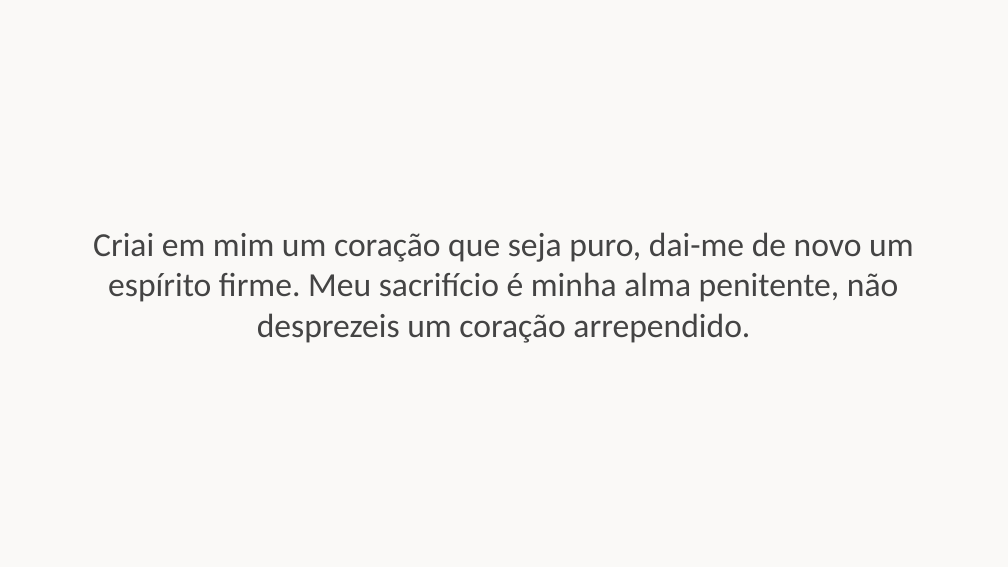
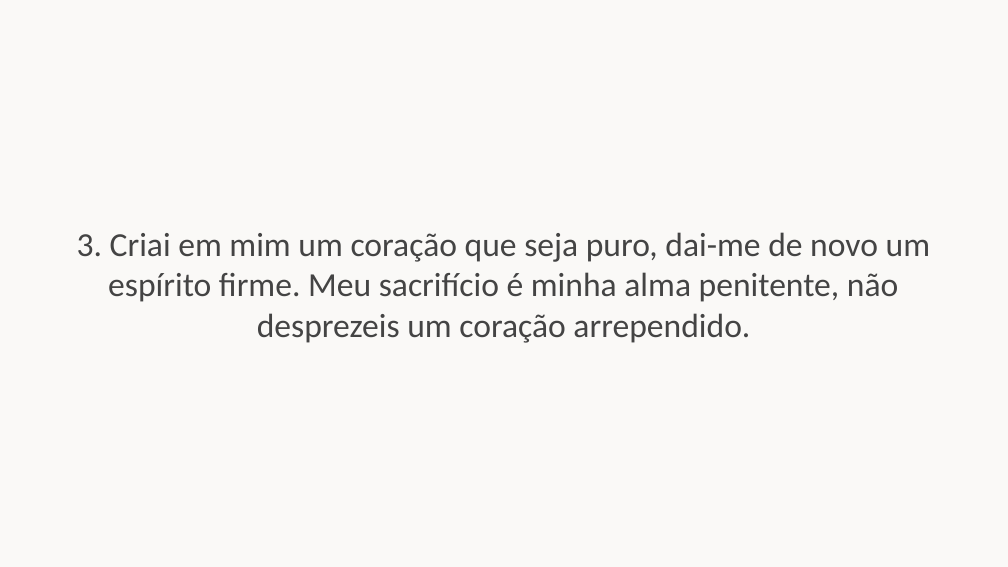
Before and after one commit to gpereira12/slides-harmonia-divina, a slide deck: slide 9 of missas/Quaresma/Cinzas.pptx (slide 7 before the commit). Drawn at 1008x567 pixels with LibreOffice and Linux fonts; fonts in the diff are those of the drawing. Boxes give left, top, right and bottom in pixels: in the first picture for what was removed or moved away, otherwise in the second. Text is boxed around its words. In the diff, an @@ line names an element or a change of style, - is before the commit and + after.

```diff
--- a/missas/Quaresma/Cinzas.pptx
+++ b/missas/Quaresma/Cinzas.pptx
@@ text at box(77, 232, 930, 343): text changed @@
-Criai em mim um coração que seja puro, dai-me de novo um espírito firme. Meu sacrifício é minha alma penitente, não desprezeis um coração arrependido.
+3. Criai em mim um coração que seja puro, dai-me de novo um espírito firme. Meu sacrifício é minha alma penitente, não desprezeis um coração arrependido.
```
Also in this commit, not shown: 6 other slides changed, 15 slides added, 1 other file.
